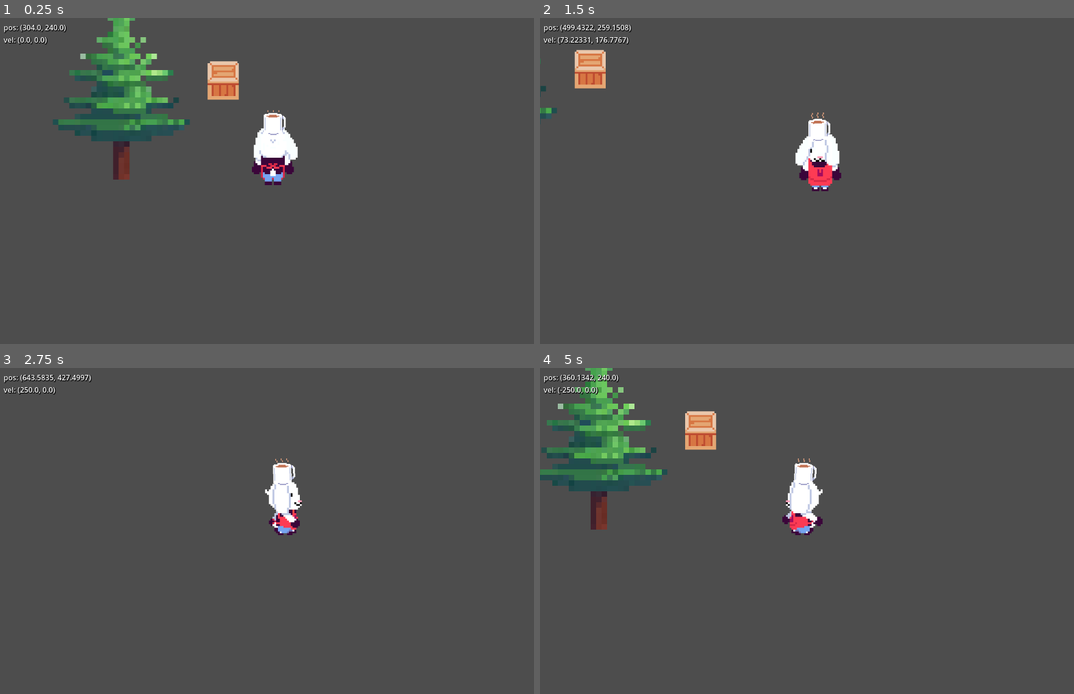
Above: before the commit, frames 1-4 (two rows, left to right).
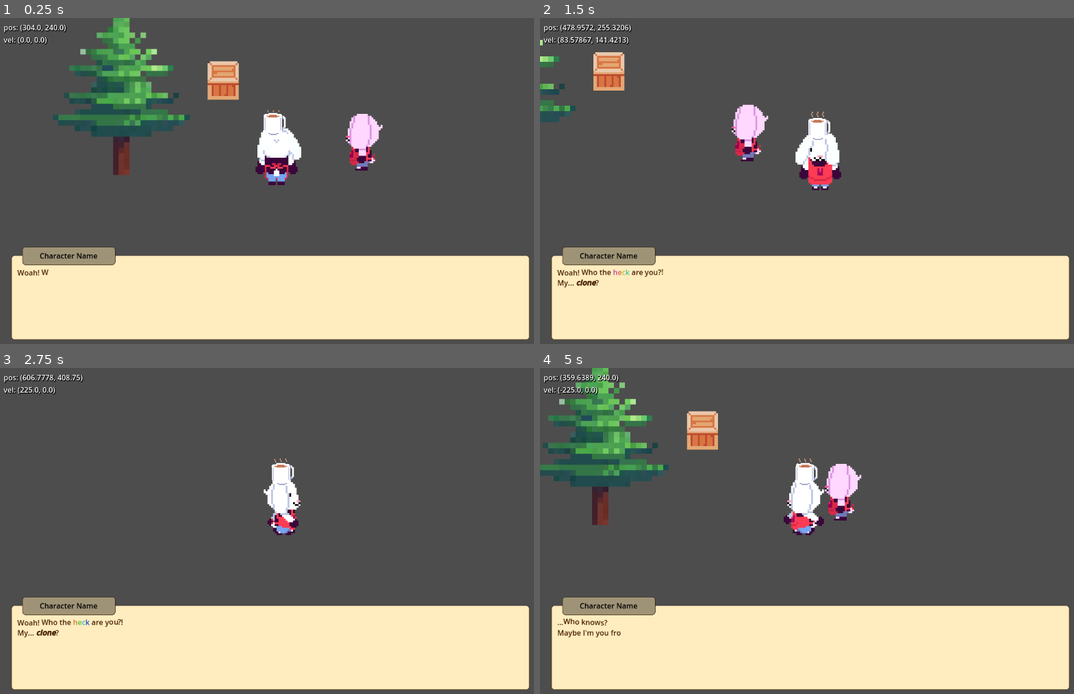
Above: after the commit, the same moments.

Repository: StreamusDark/Game-Jam-2025
Game: Godot game, scene res://Scenes/Prototyping/PrototypeCafe.tscn
Two runs of this game, one before a commit and one after it. Both use one fixed random seed, a clock stepped at 60 frames per second and the inputs below.
Inputs:
- Up to frame 1 (0.25 s): no input
- Up to frame 2 (1.5 s): tap Enter at 0.5 s; hold Right (ui_right) 0.53-1.28 s; tap Z (ui_confirm, bound only after the commit) at 0.6, 1.35 s; hold Down (ui_down) from 1.28 s (still down)
- Up to frame 3 (2.75 s): release Down (ui_down) at 2.03 s; hold Right (ui_right) from 2.03 s (still down); tap Z (ui_confirm, bound only after the commit) at 2.1 s
- Up to frame 4 (5 s): release Right (ui_right) at 2.78 s; hold Up (ui_up) 2.78-3.53 s; tap Z (ui_confirm, bound only after the commit) at 2.85, 3.6, 4.35 s; hold Left (ui_left) from 3.53 s (still down)

The runs differ from the first frame. In frame 1, 31% of the frame differs, in the area x 2-100%, y 0-99%; in frame 2, 28%; in frame 3, 26%; in frame 4, 31%, in the area x 0-100%, y 0-99%.

Commit message:
[WIP] Dialogue System

Diff:
--- /dev/null
+++ b/Entities/PrototypeEntity/PrototypeEntity.gd
@@ -0,0 +1,16 @@
+extends Area2D
+
+var player_inzone = false
+
+func _process(delta: float) -> void:
+	if player_inzone and not GameManager.dialogue_menu_open:
+		if Input.is_action_just_pressed("ui_confirm"):
+			pass
+
+func body_entered(body: Node2D) -> void:
+	if body is Player:
+		player_inzone = true
+
+func body_exited(body: Node2D) -> void:
+	if body is Player:
+		player_inzone = false
--- /dev/null
+++ b/Entities/PrototypeEntity/PrototypeEntity.tscn
@@ -0,0 +1,194 @@
+[gd_scene load_steps=25 format=3 uid="uid://bkima7b0owxam"]
+
+[ext_resource type="Texture2D" uid="uid://cs65b8wqykpyv" path="res://Entities/PrototypePlayer/bnuuy-sheet.png" id="1_n6xah"]
+[ext_resource type="Script" uid="uid://cmd82fs8ogm2n" path="res://Entities/PrototypeEntity/PrototypeEntity.gd" id="1_u07oj"]
+
+[sub_resource type="AtlasTexture" id="AtlasTexture_1uq6x"]
+atlas = ExtResource("1_n6xah")
+region = Rect2(96, 0, 32, 32)
+
+[sub_resource type="AtlasTexture" id="AtlasTexture_rytms"]
+atlas = ExtResource("1_n6xah")
+region = Rect2(224, 0, 32, 32)
+
+[sub_resource type="AtlasTexture" id="AtlasTexture_gw648"]
+atlas = ExtResource("1_n6xah")
+region = Rect2(352, 0, 32, 32)
+
+[sub_resource type="AtlasTexture" id="AtlasTexture_qucgc"]
+atlas = ExtResource("1_n6xah")
+region = Rect2(480, 0, 32, 32)
+
+[sub_resource type="AtlasTexture" id="AtlasTexture_8p7qj"]
+atlas = ExtResource("1_n6xah")
+region = Rect2(0, 32, 32, 32)
+
+[sub_resource type="AtlasTexture" id="AtlasTexture_hf065"]
+atlas = ExtResource("1_n6xah")
+region = Rect2(128, 32, 32, 32)
+
+[sub_resource type="AtlasTexture" id="AtlasTexture_pshop"]
+atlas = ExtResource("1_n6xah")
+region = Rect2(256, 32, 32, 32)
+
+[sub_resource type="AtlasTexture" id="AtlasTexture_yy3k1"]
+atlas = ExtResource("1_n6xah")
+region = Rect2(384, 32, 32, 32)
+
+[sub_resource type="AtlasTexture" id="AtlasTexture_q7pht"]
+atlas = ExtResource("1_n6xah")
+region = Rect2(0, 0, 32, 32)
+
+[sub_resource type="AtlasTexture" id="AtlasTexture_rj4n4"]
+atlas = ExtResource("1_n6xah")
+region = Rect2(128, 0, 32, 32)
+
+[sub_resource type="AtlasTexture" id="AtlasTexture_0j5q5"]
+atlas = ExtResource("1_n6xah")
+region = Rect2(256, 0, 32, 32)
+
+[sub_resource type="AtlasTexture" id="AtlasTexture_kwww1"]
+atlas = ExtResource("1_n6xah")
+region = Rect2(384, 0, 32, 32)
+
+[sub_resource type="AtlasTexture" id="AtlasTexture_icvbq"]
+atlas = ExtResource("1_n6xah")
+region = Rect2(32, 0, 32, 32)
+
+[sub_resource type="AtlasTexture" id="AtlasTexture_1guo3"]
+atlas = ExtResource("1_n6xah")
+region = Rect2(160, 0, 32, 32)
+
+[sub_resource type="AtlasTexture" id="AtlasTexture_6lm12"]
+atlas = ExtResource("1_n6xah")
+region = Rect2(288, 0, 32, 32)
+
+[sub_resource type="AtlasTexture" id="AtlasTexture_g0334"]
+atlas = ExtResource("1_n6xah")
+region = Rect2(416, 0, 32, 32)
+
+[sub_resource type="AtlasTexture" id="AtlasTexture_v7kx7"]
+atlas = ExtResource("1_n6xah")
+region = Rect2(32, 32, 32, 32)
+
+[sub_resource type="AtlasTexture" id="AtlasTexture_bsuv6"]
+atlas = ExtResource("1_n6xah")
+region = Rect2(160, 32, 32, 32)
+
+[sub_resource type="AtlasTexture" id="AtlasTexture_76ai1"]
+atlas = ExtResource("1_n6xah")
+region = Rect2(288, 32, 32, 32)
+
+[sub_resource type="AtlasTexture" id="AtlasTexture_npgrl"]
+atlas = ExtResource("1_n6xah")
+region = Rect2(416, 32, 32, 32)
+
+[sub_resource type="SpriteFrames" id="SpriteFrames_u07oj"]
+animations = [{
+"frames": [{
+"duration": 1.0,
+"texture": SubResource("AtlasTexture_1uq6x")
+}, {
+"duration": 1.0,
+"texture": SubResource("AtlasTexture_rytms")
+}, {
+"duration": 1.0,
+"texture": SubResource("AtlasTexture_gw648")
+}, {
+"duration": 1.0,
+"texture": SubResource("AtlasTexture_qucgc")
+}],
+"loop": true,
+"name": &"alt-left",
+"speed": 5.0
+}, {
+"frames": [{
+"duration": 1.0,
+"texture": SubResource("AtlasTexture_8p7qj")
+}, {
+"duration": 1.0,
+"texture": SubResource("AtlasTexture_hf065")
+}, {
+"duration": 1.0,
+"texture": SubResource("AtlasTexture_pshop")
+}, {
+"duration": 1.0,
+"texture": SubResource("AtlasTexture_yy3k1")
+}],
+"loop": true,
+"name": &"back",
+"speed": 5.0
+}, {
+"frames": [{
+"duration": 1.0,
+"texture": SubResource("AtlasTexture_q7pht")
+}, {
+"duration": 1.0,
+"texture": SubResource("AtlasTexture_rj4n4")
+}, {
+"duration": 1.0,
+"texture": SubResource("AtlasTexture_0j5q5")
+}, {
+"duration": 1.0,
+"texture": SubResource("AtlasTexture_kwww1")
+}],
+"loop": true,
+"name": &"front",
+"speed": 5.0
+}, {
+"frames": [{
+"duration": 1.0,
+"texture": SubResource("AtlasTexture_icvbq")
+}, {
+"duration": 1.0,
+"texture": SubResource("AtlasTexture_1guo3")
+}, {
+"duration": 1.0,
+"texture": SubResource("AtlasTexture_6lm12")
+}, {
+"duration": 1.0,
+"texture": SubResource("AtlasTexture_g0334")
+}],
+"loop": true,
+"name": &"left",
+"speed": 5.0
+}, {
+"frames": [{
+"duration": 1.0,
+"texture": SubResource("AtlasTexture_v7kx7")
+}, {
+"duration": 1.0,
+"texture": SubResource("AtlasTexture_bsuv6")
+}, {
+"duration": 1.0,
+"texture": SubResource("AtlasTexture_76ai1")
+}, {
+"duration": 1.0,
+"texture": SubResource("AtlasTexture_npgrl")
+}],
+"loop": true,
+"name": &"right",
+"speed": 5.0
+}]
+
+[sub_resource type="RectangleShape2D" id="RectangleShape2D_14rd4"]
+size = Vector2(15, 16)
+
+[node name="PrototypeNpc" type="Area2D"]
+script = ExtResource("1_u07oj")
+
+[node name="Sprite" type="AnimatedSprite2D" parent="."]
+texture_filter = 1
+scale = Vector2(2, 2)
+sprite_frames = SubResource("SpriteFrames_u07oj")
+animation = &"alt-left"
+offset = Vector2(0, -14.5)
+
+[node name="Collision" type="CollisionShape2D" parent="."]
+position = Vector2(-1, -13)
+scale = Vector2(2, 2)
+shape = SubResource("RectangleShape2D_14rd4")
+debug_color = Color(0.7, 0.595, 0, 0.41960785)
+
+[connection signal="body_entered" from="." to="." method="body_entered"]
+[connection signal="body_exited" from="." to="." method="body_exited"]
--- a/Entities/PrototypePlayer/ProtoPlayerControl.gd
+++ b/Entities/PrototypePlayer/ProtoPlayerControl.gd
@@ -1,6 +1,7 @@
+class_name Player
 extends CharacterBody2D
-const max_speed = 250.0
-const accel = 1250.0
+const max_speed = 225.0
+const accel = 1000.0
 
 @onready var character_sprite = $Sprite
 @onready var coffee_sprite = $Coffee
@@ -12,7 +13,9 @@
 	movement_process(delta)
 
 func movement_process(delta: float):
-	var direction = Input.get_vector("ui_left", "ui_right", "ui_up", "ui_down")
+	var direction = Vector2.ZERO
+	if GameManager.player_can_move:
+		direction = Input.get_vector("ui_left", "ui_right", "ui_up", "ui_down")
 
 	# Movement Animation
 	if direction.x != 0:
--- a/Entities/PrototypePlayer/PrototypePlayer.tscn
+++ b/Entities/PrototypePlayer/PrototypePlayer.tscn
@@ -1,77 +1,113 @@
-[gd_scene load_steps=34 format=3 uid="uid://cd0reu8phr487"]
+[gd_scene load_steps=38 format=3 uid="uid://cd0reu8phr487"]
 
 [ext_resource type="Script" uid="uid://b3ckjc7i2tf6p" path="res://Entities/PrototypePlayer/ProtoPlayerControl.gd" id="1_jqu18"]
-[ext_resource type="Texture2D" uid="uid://c26vca0epavsc" path="res://Entities/PrototypePlayer/bnuuy-Sheet.png" id="2_jqu18"]
+[ext_resource type="Texture2D" uid="uid://cs65b8wqykpyv" path="res://Entities/PrototypePlayer/bnuuy-sheet.png" id="3_1uq6x"]
 [ext_resource type="Texture2D" uid="uid://d1ho5i0yspdmp" path="res://Entities/PrototypePlayer/coffee-Sheet.png" id="3_8p7qj"]
 
+[sub_resource type="AtlasTexture" id="AtlasTexture_1uq6x"]
+atlas = ExtResource("3_1uq6x")
+region = Rect2(96, 0, 32, 32)
+
+[sub_resource type="AtlasTexture" id="AtlasTexture_rytms"]
+atlas = ExtResource("3_1uq6x")
+region = Rect2(224, 0, 32, 32)
+
+[sub_resource type="AtlasTexture" id="AtlasTexture_gw648"]
+atlas = ExtResource("3_1uq6x")
+region = Rect2(352, 0, 32, 32)
+
+[sub_resource type="AtlasTexture" id="AtlasTexture_qucgc"]
+atlas = ExtResource("3_1uq6x")
+region = Rect2(480, 0, 32, 32)
+
+[sub_resource type="AtlasTexture" id="AtlasTexture_8p7qj"]
+atlas = ExtResource("3_1uq6x")
+region = Rect2(0, 32, 32, 32)
+
 [sub_resource type="AtlasTexture" id="AtlasTexture_hf065"]
-atlas = ExtResource("2_jqu18")
-region = Rect2(0, 32, 32, 32)
+atlas = ExtResource("3_1uq6x")
+region = Rect2(128, 32, 32, 32)
 
 [sub_resource type="AtlasTexture" id="AtlasTexture_pshop"]
-atlas = ExtResource("2_jqu18")
-region = Rect2(0, 96, 32, 32)
+atlas = ExtResource("3_1uq6x")
+region = Rect2(256, 32, 32, 32)
 
 [sub_resource type="AtlasTexture" id="AtlasTexture_yy3k1"]
-atlas = ExtResource("2_jqu18")
-region = Rect2(0, 160, 32, 32)
-
-[sub_resource type="AtlasTexture" id="AtlasTexture_ed6tf"]
-atlas = ExtResource("2_jqu18")
-region = Rect2(0, 224, 32, 32)
-
-[sub_resource type="AtlasTexture" id="AtlasTexture_jqu18"]
-atlas = ExtResource("2_jqu18")
+atlas = ExtResource("3_1uq6x")
+region = Rect2(384, 32, 32, 32)
+
+[sub_resource type="AtlasTexture" id="AtlasTexture_q7pht"]
+atlas = ExtResource("3_1uq6x")
 region = Rect2(0, 0, 32, 32)
 
-[sub_resource type="AtlasTexture" id="AtlasTexture_8p7qj"]
-atlas = ExtResource("2_jqu18")
-region = Rect2(0, 64, 32, 32)
-
-[sub_resource type="AtlasTexture" id="AtlasTexture_1uq6x"]
-atlas = ExtResource("2_jqu18")
-region = Rect2(0, 128, 32, 32)
-
-[sub_resource type="AtlasTexture" id="AtlasTexture_q7pht"]
-atlas = ExtResource("2_jqu18")
-region = Rect2(0, 192, 32, 32)
+[sub_resource type="AtlasTexture" id="AtlasTexture_rj4n4"]
+atlas = ExtResource("3_1uq6x")
+region = Rect2(128, 0, 32, 32)
+
+[sub_resource type="AtlasTexture" id="AtlasTexture_0j5q5"]
+atlas = ExtResource("3_1uq6x")
+region = Rect2(256, 0, 32, 32)
+
+[sub_resource type="AtlasTexture" id="AtlasTexture_kwww1"]
+atlas = ExtResource("3_1uq6x")
+region = Rect2(384, 0, 32, 32)
 
 [sub_resource type="AtlasTexture" id="AtlasTexture_icvbq"]
-atlas = ExtResource("2_jqu18")
+atlas = ExtResource("3_1uq6x")
 region = Rect2(32, 0, 32, 32)
 
 [sub_resource type="AtlasTexture" id="AtlasTexture_1guo3"]
-atlas = ExtResource("2_jqu18")
-region = Rect2(32, 64, 32, 32)
+atlas = ExtResource("3_1uq6x")
+region = Rect2(160, 0, 32, 32)
 
 [sub_resource type="AtlasTexture" id="AtlasTexture_6lm12"]
-atlas = ExtResource("2_jqu18")
-region = Rect2(32, 128, 32, 32)
+atlas = ExtResource("3_1uq6x")
+region = Rect2(288, 0, 32, 32)
 
 [sub_resource type="AtlasTexture" id="AtlasTexture_g0334"]
-atlas = ExtResource("2_jqu18")
-region = Rect2(32, 192, 32, 32)
+atlas = ExtResource("3_1uq6x")
+region = Rect2(416, 0, 32, 32)
 
 [sub_resource type="AtlasTexture" id="AtlasTexture_v7kx7"]
-atlas = ExtResource("2_jqu18")
+atlas = ExtResource("3_1uq6x")
 region = Rect2(32, 32, 32, 32)
 
 [sub_resource type="AtlasTexture" id="AtlasTexture_bsuv6"]
-atlas = ExtResource("2_jqu18")
-region = Rect2(32, 96, 32, 32)
+atlas = ExtResource("3_1uq6x")
+region = Rect2(160, 32, 32, 32)
 
 [sub_resource type="AtlasTexture" id="AtlasTexture_76ai1"]
-atlas = ExtResource("2_jqu18")
-region = Rect2(32, 160, 32, 32)
+atlas = ExtResource("3_1uq6x")
+region = Rect2(288, 32, 32, 32)
 
 [sub_resource type="AtlasTexture" id="AtlasTexture_npgrl"]
-atlas = ExtResource("2_jqu18")
-region = Rect2(32, 224, 32, 32)
+atlas = ExtResource("3_1uq6x")
+region = Rect2(416, 32, 32, 32)
 
 [sub_resource type="SpriteFrames" id="SpriteFrames_cjmhn"]
 animations = [{
 "frames": [{
 "duration": 1.0,
+"texture": SubResource("AtlasTexture_1uq6x")
+}, {
+"duration": 1.0,
+"texture": SubResource("AtlasTexture_rytms")
+}, {
+"duration": 1.0,
+"texture": SubResource("AtlasTexture_gw648")
+}, {
+"duration": 1.0,
+"texture": SubResource("AtlasTexture_qucgc")
+}],
+"loop": true,
+"name": &"alt-left",
+"speed": 5.0
+}, {
+"frames": [{
+"duration": 1.0,
+"texture": SubResource("AtlasTexture_8p7qj")
+}, {
+"duration": 1.0,
 "texture": SubResource("AtlasTexture_hf065")
 }, {
 "duration": 1.0,
@@ -79,9 +115,6 @@
 }, {
 "duration": 1.0,
 "texture": SubResource("AtlasTexture_yy3k1")
-}, {
-"duration": 1.0,
-"texture": SubResource("AtlasTexture_ed6tf")
 }],
 "loop": true,
 "name": &"back",
@@ -89,16 +122,16 @@
 }, {
 "frames": [{
 "duration": 1.0,
-"texture": SubResource("AtlasTexture_jqu18")
-}, {
-"duration": 1.0,
-"texture": SubResource("AtlasTexture_8p7qj")
-}, {
-"duration": 1.0,
-"texture": SubResource("AtlasTexture_1uq6x")
-}, {
-"duration": 1.0,
 "texture": SubResource("AtlasTexture_q7pht")
+}, {
+"duration": 1.0,
+"texture": SubResource("AtlasTexture_rj4n4")
+}, {
+"duration": 1.0,
+"texture": SubResource("AtlasTexture_0j5q5")
+}, {
+"duration": 1.0,
+"texture": SubResource("AtlasTexture_kwww1")
 }],
 "loop": true,
 "name": &"front",
--- /dev/null
+++ b/Scenes/DialogueMenu/DialogueMenu.gd
@@ -0,0 +1,43 @@
+extends NinePatchRect
+
+@onready var dialogue_text_node = $DialogueText
+@onready var charname_label = $NamePlate/CharacterName
+@onready var pop_sound = $AudioStreamPlayer
+
+var dialogue_data = [
+	{
+		"type": "message",
+		"name": "Character Name",
+		"message": "[wave]Woah![/wave] Who the [rainbow]heck[/rainbow] are [shake rate=20 level=10]you?![/shake]\nMy... [i][b]clone[/b][/i]?"
+	},
+	{
+		"type": "message",
+		"name": "Character Name",
+		"message": "...[wave]Who knows?[/wave]\nMaybe I'm you from the future!"
+	},
+]
+
+func _ready() -> void:
+	initalise_dialogue()
+
+func initalise_dialogue():
+	for text_dict in dialogue_data:
+		match text_dict.get("type"):
+			"message": await run_message(text_dict)
+
+	GameManager.dialogue_menu_open = false
+	queue_free()
+
+func run_message(message_dict: Dictionary):
+	dialogue_text_node.visible_characters = 0
+	charname_label.text = message_dict.get("name")
+
+	var msg = message_dict.get("message")
+	dialogue_text_node.text = msg
+
+	for i in msg:
+		await get_tree().create_timer(0.02).timeout
+		dialogue_text_node.visible_characters += 1
+
+
+	return
--- /dev/null
+++ b/Scenes/DialogueMenu/DialogueMenu.tscn
@@ -0,0 +1,67 @@
+[gd_scene load_steps=4 format=3 uid="uid://dfiqw4je0y1dw"]
+
+[ext_resource type="Texture2D" uid="uid://p45k4b38qigy" path="res://Scenes/DialogueMenu/DialogueTexture.png" id="1_802pa"]
+[ext_resource type="Script" uid="uid://bqv8xiwl2b6lg" path="res://Scenes/DialogueMenu/DialogueMenu.gd" id="2_lku4c"]
+[ext_resource type="AudioStream" uid="uid://b0m2omi2n650w" path="res://Scenes/DialogueMenu/Blop-Mark_DiAngelo-79054334.mp3" id="3_hfh7h"]
+
+[node name="Dialogue" type="NinePatchRect"]
+texture_filter = 1
+custom_minimum_size = Vector2(1135, 185)
+anchors_preset = 15
+anchor_right = 1.0
+anchor_bottom = 1.0
+offset_right = -65.0
+offset_bottom = -535.0
+grow_horizontal = 2
+grow_vertical = 2
+texture = ExtResource("1_802pa")
+patch_margin_left = 5
+patch_margin_top = 5
+patch_margin_right = 5
+patch_margin_bottom = 5
+script = ExtResource("2_lku4c")
+
+[node name="DialogueText" type="RichTextLabel" parent="."]
+layout_mode = 1
+anchors_preset = 15
+anchor_right = 1.0
+anchor_bottom = 1.0
+offset_left = 13.0
+offset_top = 25.0
+offset_right = -13.0
+offset_bottom = -9.0
+grow_horizontal = 2
+grow_vertical = 2
+theme_override_colors/default_color = Color(0.27, 0.117000006, 0, 1)
+bbcode_enabled = true
+text = "Text!!!!!!!!!!!!!!"
+
+[node name="NamePlate" type="NinePatchRect" parent="."]
+self_modulate = Color(0.62152386, 0.62152386, 0.6215238, 1)
+layout_mode = 0
+offset_left = 24.0
+offset_top = -19.0
+offset_right = 228.0
+offset_bottom = 21.0
+texture = ExtResource("1_802pa")
+region_rect = Rect2(0, 0, 12, 12)
+patch_margin_left = 5
+patch_margin_top = 5
+patch_margin_right = 5
+patch_margin_bottom = 5
+
+[node name="CharacterName" type="Label" parent="NamePlate"]
+layout_mode = 1
+anchors_preset = 15
+anchor_right = 1.0
+anchor_bottom = 1.0
+grow_horizontal = 2
+grow_vertical = 2
+theme_override_colors/font_color = Color(0, 0, 0, 1)
+text = "Person!!!!!!"
+horizontal_alignment = 1
+vertical_alignment = 1
+
+[node name="AudioStreamPlayer" type="AudioStreamPlayer" parent="."]
+stream = ExtResource("3_hfh7h")
+volume_db = -17.0
--- /dev/null
+++ b/Scenes/GameManager.gd
@@ -0,0 +1,4 @@
+extends Node
+
+var player_can_move: bool = true
+var dialogue_menu_open: bool = false
--- a/Scenes/Prototyping/PrototypeCafe.tscn
+++ b/Scenes/Prototyping/PrototypeCafe.tscn
@@ -1,15 +1,17 @@
-[gd_scene load_steps=8 format=3 uid="uid://cfkjqduve5x73"]
+[gd_scene load_steps=10 format=3 uid="uid://cfkjqduve5x73"]
 
 [ext_resource type="PackedScene" uid="uid://cd0reu8phr487" path="res://Entities/PrototypePlayer/PrototypePlayer.tscn" id="1_kuq25"]
 [ext_resource type="Texture2D" uid="uid://b3i71lfwb5qf2" path="res://Scenes/Prototyping/ExampleTile.png" id="1_ulgll"]
 [ext_resource type="Texture2D" uid="uid://bcqy2nclm2vgj" path="res://Scenes/Prototyping/BoxTemplate.png" id="2_ucyuc"]
 [ext_resource type="Texture2D" uid="uid://dqty43ohr3npy" path="res://Scenes/Prototyping/TreeTemplate.png" id="3_7uo42"]
+[ext_resource type="PackedScene" uid="uid://bkima7b0owxam" path="res://Entities/PrototypeEntity/PrototypeEntity.tscn" id="4_doo61"]
+[ext_resource type="PackedScene" uid="uid://dfiqw4je0y1dw" path="res://Scenes/DialogueMenu/DialogueMenu.tscn" id="6_5ym0v"]
 
 [sub_resource type="RectangleShape2D" id="RectangleShape2D_ucyuc"]
-size = Vector2(33, 20)
+size = Vector2(33, 18)
 
 [sub_resource type="RectangleShape2D" id="RectangleShape2D_7uo42"]
-size = Vector2(18, 17)
+size = Vector2(18, 8.5)
 
 [sub_resource type="LabelSettings" id="LabelSettings_7uo42"]
 shadow_size = 3
@@ -87,10 +89,13 @@
 y_sort_enabled = true
 scale = Vector2(6, 6)
 texture = ExtResource("3_7uo42")
-offset = Vector2(0, -15)
+offset = Vector2(0, -15.8)
 
 [node name="CollisionShape2D" type="CollisionShape2D" parent="Entities/StaticBody2D5"]
 shape = SubResource("RectangleShape2D_7uo42")
+
+[node name="PrototypeNpc" parent="Entities" instance=ExtResource("4_doo61")]
+position = Vector2(401, 224)
 
 [node name="PrototypePlayer" parent="Entities" instance=ExtResource("1_kuq25")]
 position = Vector2(304, 240)
@@ -128,3 +133,15 @@
 layout_mode = 2
 text = "vel: NaN"
 label_settings = SubResource("LabelSettings_7uo42")
+
+[node name="Dialogue" parent="Interface/Container" instance=ExtResource("6_5ym0v")]
+layout_mode = 0
+anchors_preset = 0
+anchor_right = 0.0
+anchor_bottom = 0.0
+offset_left = 25.0
+offset_top = 520.0
+offset_right = 1160.0
+offset_bottom = 705.0
+grow_horizontal = 1
+grow_vertical = 1
--- a/project.godot
+++ b/project.godot
@@ -15,9 +15,22 @@
 config/features=PackedStringArray("4.5", "Forward Plus")
 config/icon="res://icon.svg"
 
+[autoload]
+
+GameManager="*res://Scenes/GameManager.gd"
+
 [display]
 
 window/size/viewport_width=1200
 window/size/viewport_height=720
 window/stretch/mode="viewport"
 window/stretch/scale_mode="integer"
+
+[input]
+
+ui_confirm={
+"deadzone": 0.2,
+"events": [Object(InputEventKey,"resource_local_to_scene":false,"resource_name":"","device":-1,"window_id":0,"alt_pressed":false,"shift_pressed":false,"ctrl_pressed":false,"meta_pressed":false,"pressed":false,"keycode":0,"physical_keycode":90,"key_label":0,"unicode":122,"location":0,"echo":false,"script":null)
+, Object(InputEventJoypadButton,"resource_local_to_scene":false,"resource_name":"","device":-1,"button_index":1,"pressure":0.0,"pressed":false,"script":null)
+]
+}
Not shown, added: Entities/PrototypeEntity/PrototypeEntity.gd.uid
Binary file changed: Entities/PrototypePlayer/bnuuy-Sheet.png
Not shown, added: Scenes/DialogueMenu/Blop-Mark_DiAngelo-79054334.mp3.import
Not shown, added: Scenes/DialogueMenu/DialogueMenu.gd.uid
Binary file added: Scenes/DialogueMenu/DialogueTexture.png
Not shown, changed: Scenes/DialogueMenu/DialogueTexture.png.import
Not shown, added: Scenes/GameManager.gd.uid
Not shown, added: Scenes/DialogueMenu/Blop-Mark_DiAngelo-79054334.mp3
